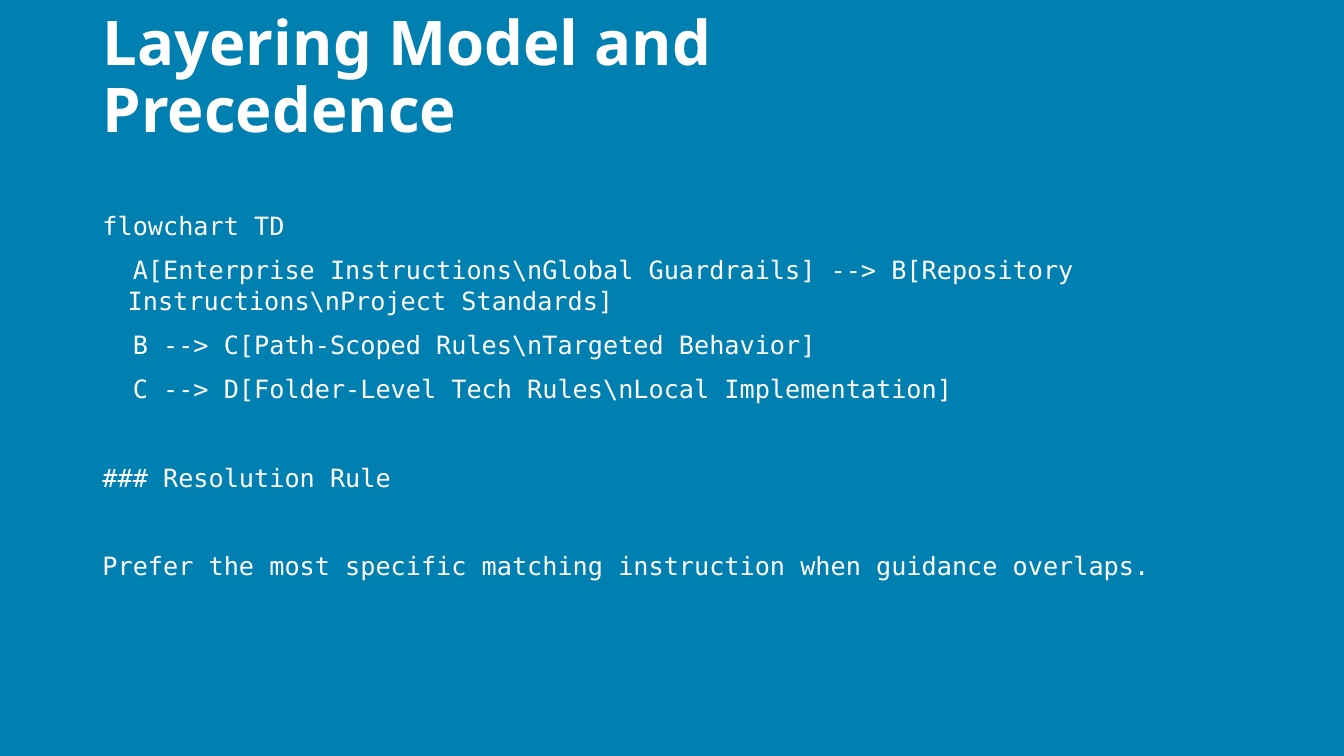
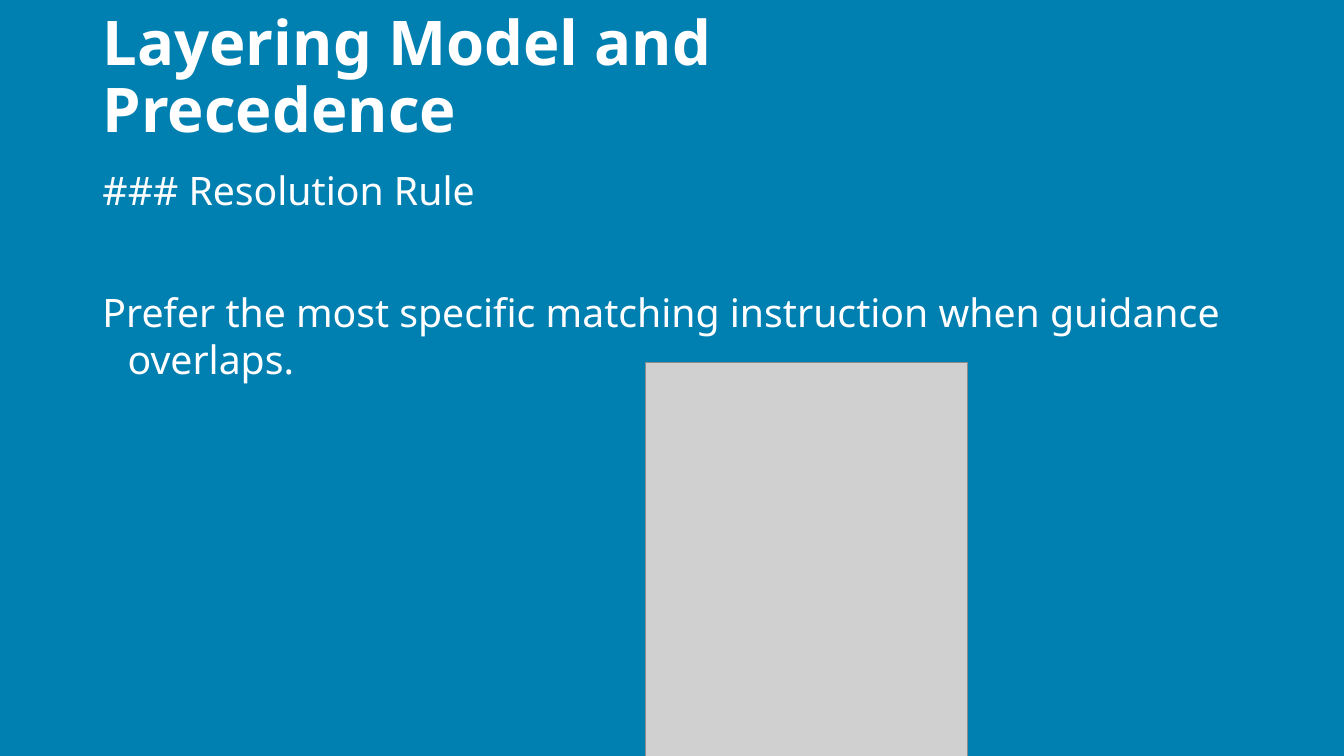
Before and after one commit to j0hnnymiller/AI-Assisted-Software-Development, a slide deck: slide 149 of slides/output/aiasd-311-monday-draft.pptx (slide 156 before the commit). Drawn at 1344x756 pixels with LibreOffice and Linux fonts; fonts in the diff are those of the drawing; grey boxes stand for pictures; background and template pictures are left out. Boxes give left, top, right and bottom in pixels: in the first picture for what was removed or moved away, otherwise in the second. Text is boxed around its words. In the diff, an @@ line names an element or a change of style, - is before the commit and + after.

```diff
--- a/slides/output/aiasd-311-monday-draft.pptx
+++ b/slides/output/aiasd-311-monday-draft.pptx
@@ text "### Resolution Rule" at [102, 175, 1220, 384]: size 18 to 28 pt, font DejaVu Sans Mono to Noto Sans @@
@@ text at [102, 215, 1073, 404]: paragraphs removed @@
-flowchart TD
-A[Enterprise Instructions\nGlobal Guardrails] --> B[Repository Instructions\nProject Standards]
-B --> C[Path-Scoped Rules\nTargeted Behavior]
-C --> D[Folder-Level Tech Rules\nLocal Implementation]
@@ picture added at [645, 363, 968, 756] @@
```
Also in this commit, not shown: 87 other slides changed, 6 slides added, 22 slides removed, 10 other files.
